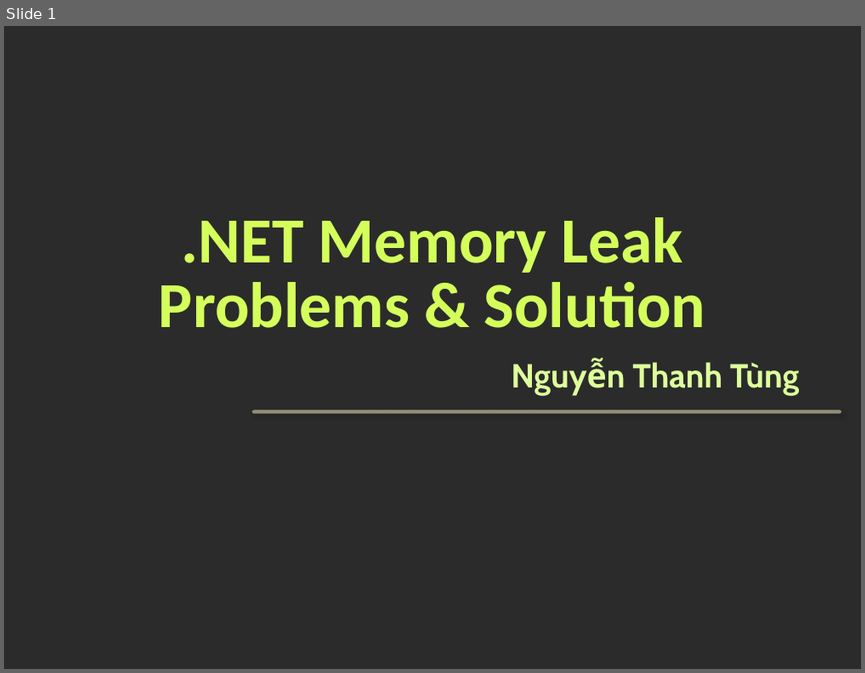
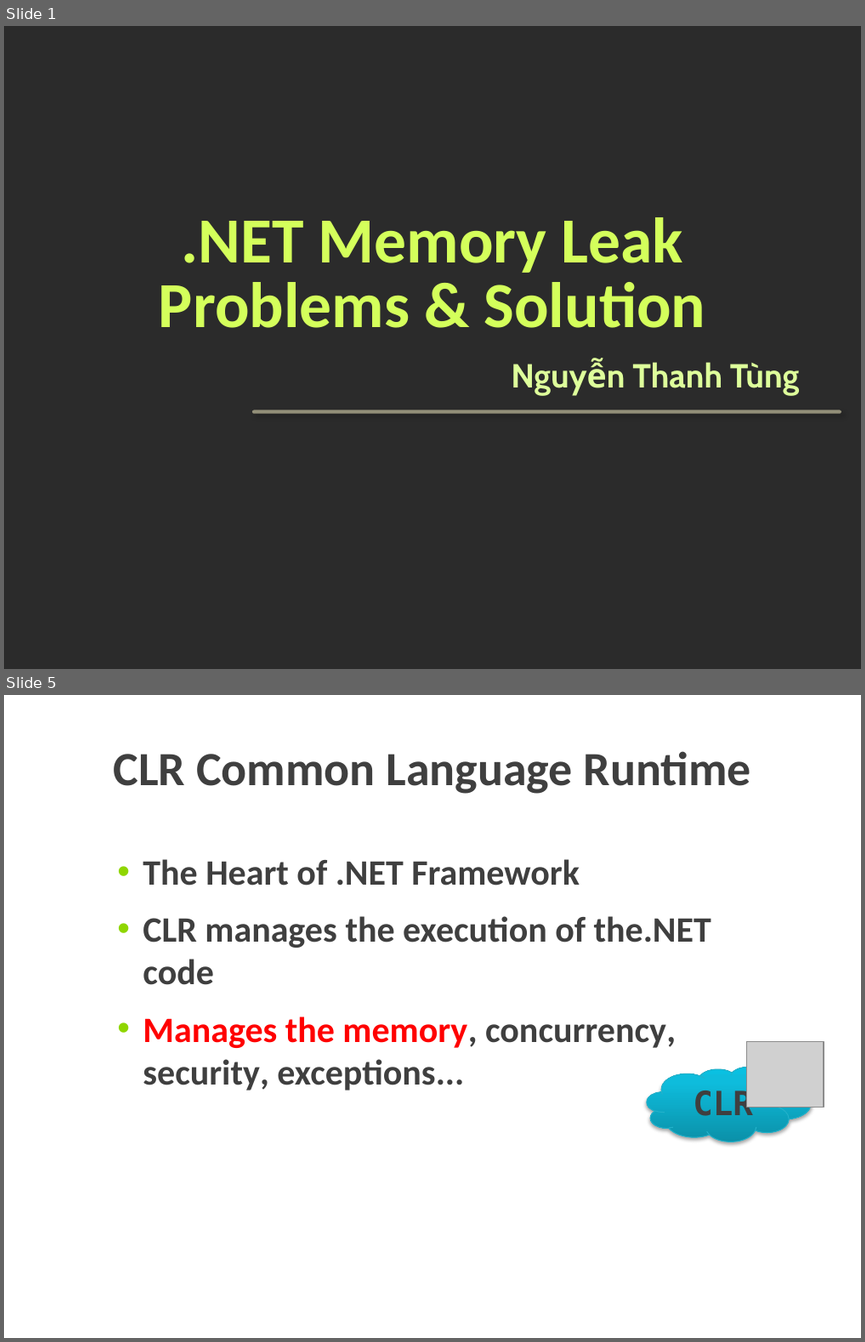
Before and after one commit to tungnt185/MemoryLeak, a slide deck: Memory Leak in .NET.pptx. Shown one above the other, each under a label of ours: slide 1 before the commit, slides 1 and 5 after it; the slides between them are not shown. The pictures are 865x673 and 865x1342 pixels, drawn with LibreOffice and Linux fonts; fonts in the diff are those of the drawing; grey boxes stand for pictures; background and template pictures are left out; a plain dark background stands for a picture behind light text. Boxes give left, top, right and bottom in pixels: in the first picture for what was removed or moved away, otherwise in the second. Text is boxed around its words. In the diff, an @@ line names an element or a change of style, - is before the commit and + after.

```diff
--- a/Memory Leak in .NET.pptx
+++ b/Memory Leak in .NET.pptx
@@ slide 5 added at box(4, 695, 861, 1338), background picture (left out) @@
@@ text added at box(114, 751, 751, 794), 40 pt, text #3F3F3F, bold @@
+CLR Common Language Runtime
@@ text added at box(143, 859, 711, 1090), 30 pt, text #3F3F3F, bold @@
+  • The Heart of .NET Framework
+  • CLR manages the execution of the.NET code
+  • Manages the memory, concurrency, security, exceptions...
@@ picture added at box(747, 1041, 824, 1106) @@
@@ cloud added at box(647, 1066, 812, 1141), fill gradient #0C91AA to #0FBDDC to #0BC1E1, outline #23B1CB 0.75 pt, 28 pt, text #3F3F3F, bold @@
+CLR
```
Also in this commit, not shown: 2 slides changed, 39 other slides added, 29 slides removed.
